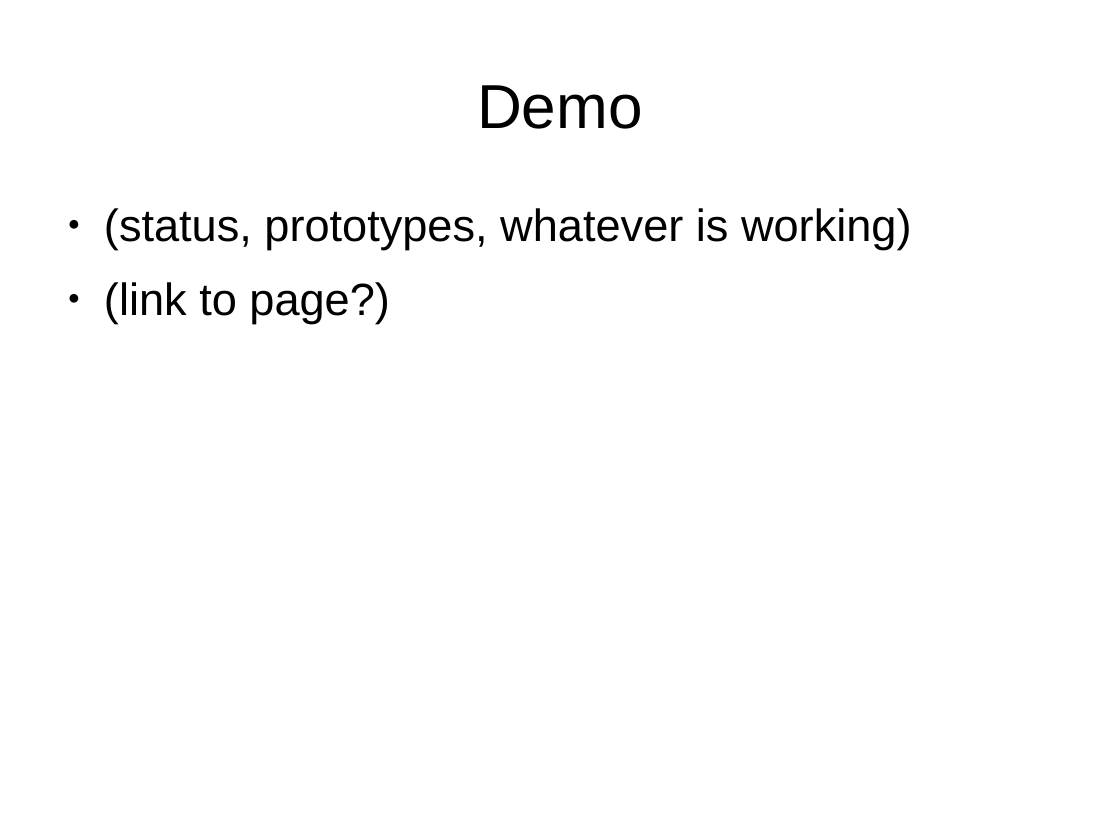
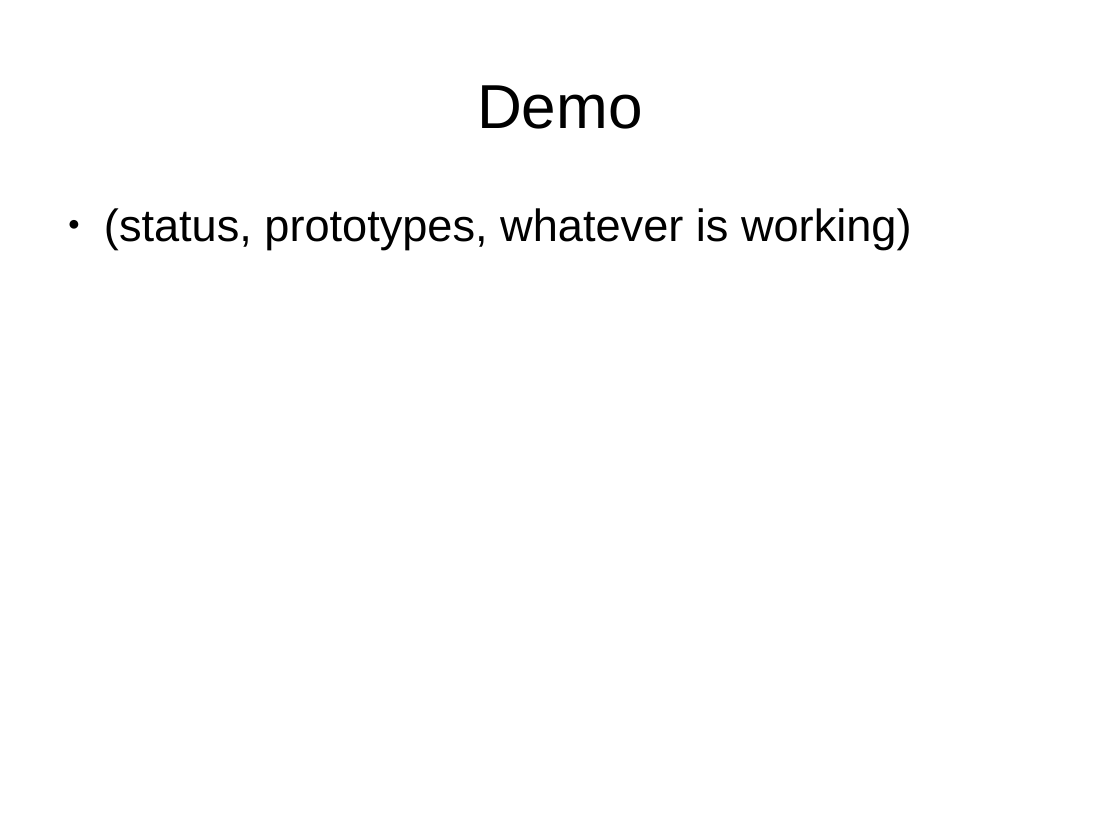
Before and after one commit to seachel/Treehehe, a slide deck: slide 7 of Presentation/VA_presentation.odp. Drawn at 1120x840 pixels with LibreOffice and Linux fonts; fonts in the diff are those of the drawing. Boxes give left, top, right and bottom in pixels: in the first picture for what was removed or moved away, otherwise in the second. Text is boxed around its words. In the diff, an @@ line names an element or a change of style, - is before the commit and + after.

Commit message:
Work on presentation: user tasks.

```diff
--- a/Presentation/VA_presentation.odp
+++ b/Presentation/VA_presentation.odp
@@ text at box(104, 282, 390, 324): paragraph removed @@
-● (link to page?)
```
